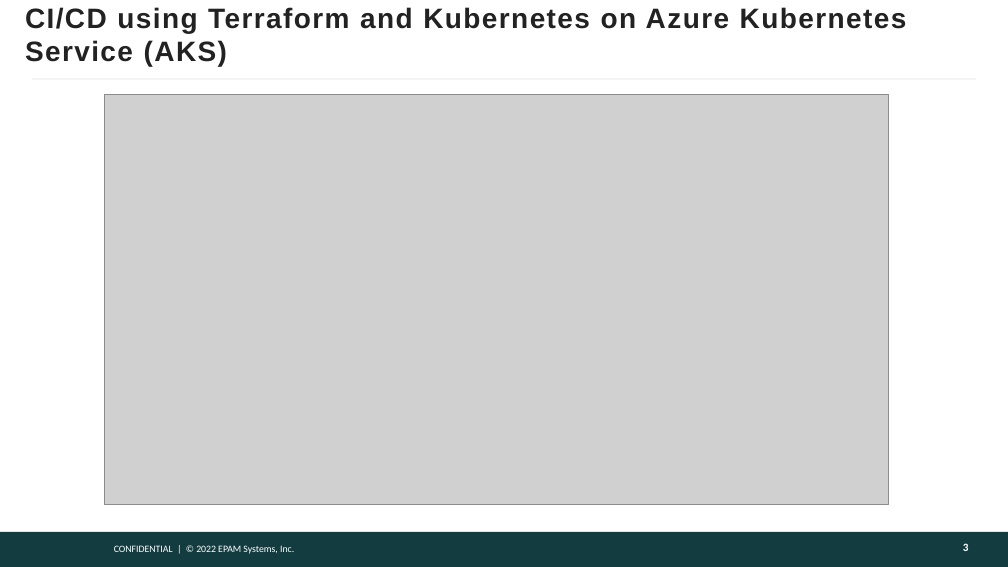
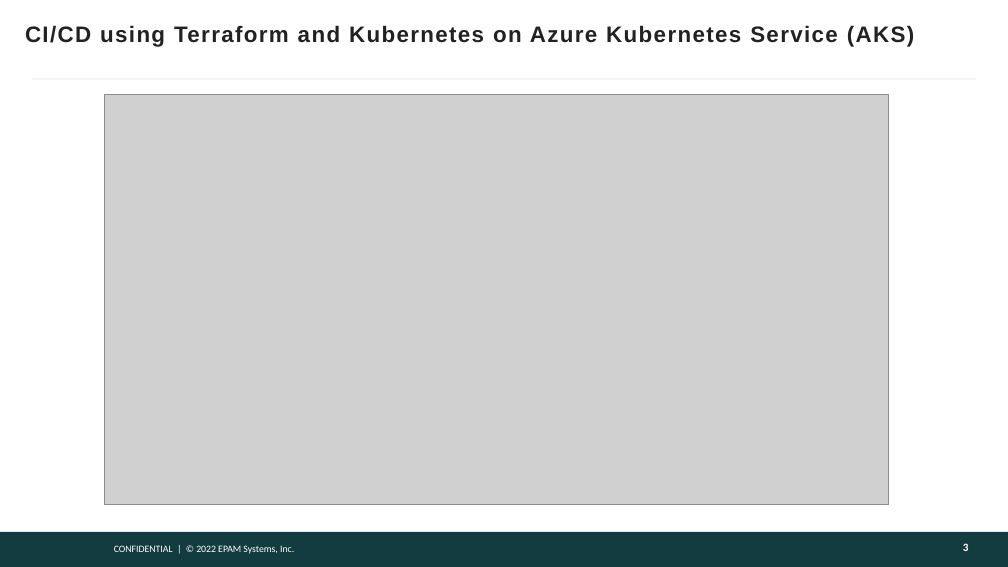
Before and after one commit to yanganaev/epam-diploma, a slide deck: slide 3 of ianganaev_diploma.pptx. Drawn at 1008x567 pixels with LibreOffice and Linux fonts; fonts in the diff are those of the drawing; grey boxes stand for pictures; background and template pictures are left out. Boxes give left, top, right and bottom in pixels: in the first picture for what was removed or moved away, otherwise in the second. Text is boxed around its words. In the diff, an @@ line names an element or a change of style, - is before the commit and + after.

```diff
--- a/ianganaev_diploma.pptx
+++ b/ianganaev_diploma.pptx
@@ title "CI/CD using Terraform and Kubernetes ..." at [25,25,914,47]: size 20 to 16 pt @@
```
